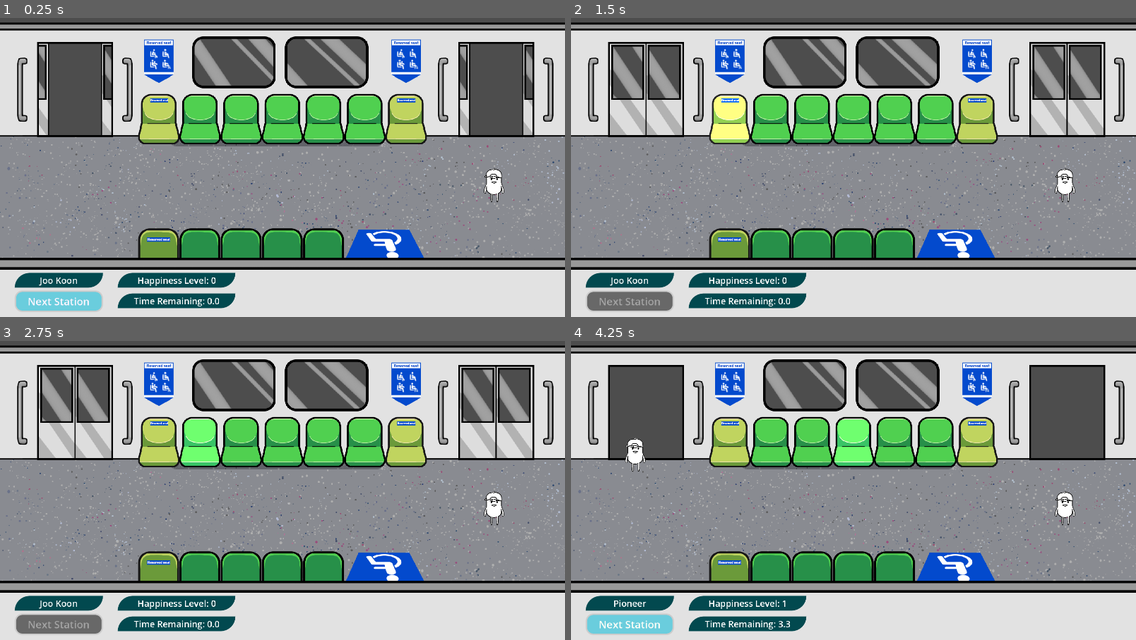
Above: before the commit, frames 1-4 (two rows, left to right).
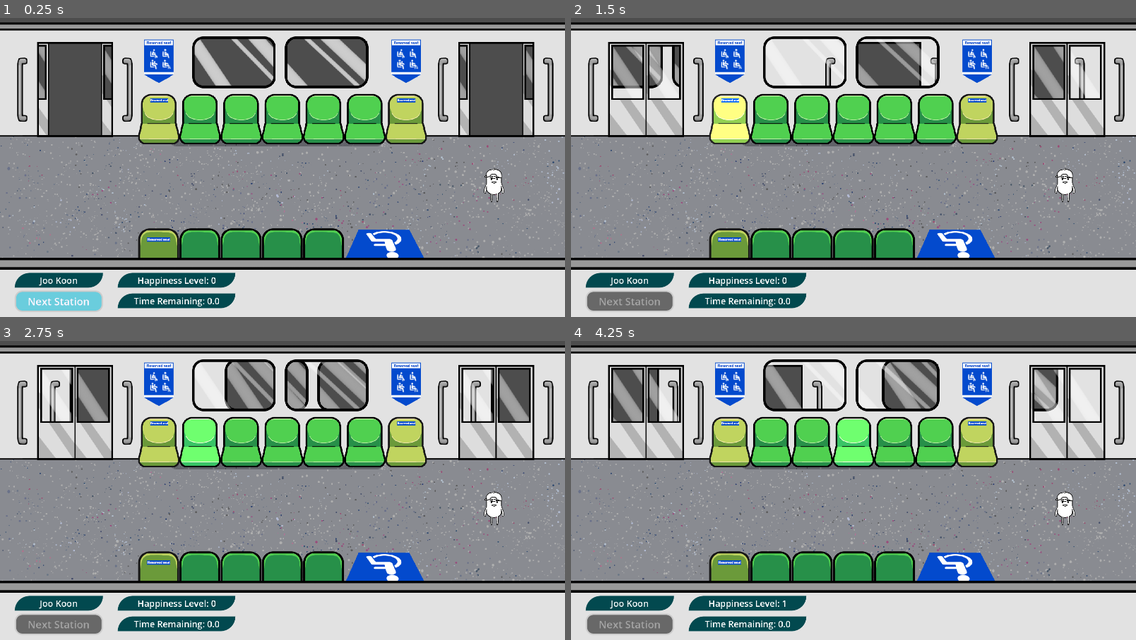
Above: after the commit, the same moments.

Repository: Jagureo/HeritageJam2025
Game: Godot game, scene res://Scenes/game.tscn
The game is run twice, just before and just after one commit, with the same random seed, the same clock (stepped at 60 frames per second) and the same inputs.
Inputs (mouse positions are in pixels of both pictures, inside the frame that each line leads up to):
- Up to frame 1 (0.25 s): no input
- Up to frame 2 (1.5 s): click "Next Station" at 0.5 s; move the mouse to (729, 119) at 1.27 s; click (729, 119) at 1.35 s
- Up to frame 3 (2.75 s): move the mouse to (197, 442) at 2.02 s; click (197, 442) at 2.1 s
- Up to frame 4 (4.25 s): move the mouse to (813, 442) at 2.77 s; hold 0 2.78-3.53 s; click (813, 442) at 3.05 s; move the mouse to (853, 442) at 3.52 s; click (853, 442) at 3.6 s

The runs differ from the first frame. In frame 1, 1.4% of the frame differs, in the area x 34-65%, y 7-23%; in frame 2, 4.7%; in frame 3, 4.0%; in frame 4, 11%, in the area x 2-95%, y 6-98%.

Commit message:
scenery background completed

Diff:
--- a/HGJ/Scenes/Prefabs/Background.tscn
+++ b/HGJ/Scenes/Prefabs/Background.tscn
@@ -1,7 +1,8 @@
-[gd_scene load_steps=11 format=3 uid="uid://gntibs0quypb"]
+[gd_scene load_steps=12 format=3 uid="uid://gntibs0quypb"]
 
 [ext_resource type="Texture2D" uid="uid://bdt66l6mpwk0c" path="res://Sprites/TrainProps/MRTBackground.png" id="1_l38g2"]
 [ext_resource type="Texture2D" uid="uid://ds3nrfbm6f7wk" path="res://Sprites/TrainProps/DoorLeft.png" id="2_5gtxu"]
+[ext_resource type="PackedScene" uid="uid://dp2j8y2guvxd7" path="res://Scenes/Prefabs/SceneryBackground.tscn" id="2_atd0o"]
 [ext_resource type="Texture2D" uid="uid://rpjro81o0qj7" path="res://Sprites/TrainProps/DoorRight.png" id="3_wdlxf"]
 [ext_resource type="Texture2D" uid="uid://dr0erc717csma" path="res://Sprites/TrainProps/ReservedSeatSticker.png" id="4_atd0o"]
 [ext_resource type="Texture2D" uid="uid://cpcqjc1u3ruh4" path="res://Sprites/TrainProps/wall.png" id="5_5gtxu"]
@@ -169,9 +170,12 @@
 &"RESET": SubResource("Animation_5gtxu")
 }
 
-[node name="Background" type="Sprite2D"]
+[node name="TrainBackground" type="Sprite2D"]
 z_index = -1
 texture = ExtResource("1_l38g2")
+
+[node name="SceneryBackground" parent="." instance=ExtResource("2_atd0o")]
+z_index = -1
 
 [node name="LeftDoor1" type="Sprite2D" parent="."]
 z_index = -1
@@ -203,13 +207,13 @@
 scale = Vector2(1.25, 1.25)
 texture = ExtResource("4_atd0o")
 
+[node name="TrainWall" type="Sprite2D" parent="."]
+z_index = 2
+position = Vector2(0, 424)
+texture = ExtResource("5_5gtxu")
+
 [node name="DoorAnimation" type="AnimationPlayer" parent="."]
 libraries = {
 &"": SubResource("AnimationLibrary_wdlxf")
 }
 script = ExtResource("5_wdlxf")
-
-[node name="Wall" type="Sprite2D" parent="."]
-z_index = 2
-position = Vector2(0, 424)
-texture = ExtResource("5_5gtxu")
--- /dev/null
+++ b/HGJ/Scenes/Prefabs/SceneryBackground.tscn
@@ -0,0 +1,75 @@
+[gd_scene load_steps=7 format=3 uid="uid://dp2j8y2guvxd7"]
+
+[ext_resource type="Script" uid="uid://cn7u7gk3xc3wv" path="res://Scripts/Gameplay/TransitionBGCtrller.gd" id="1_o44p5"]
+[ext_resource type="Texture2D" uid="uid://bdt66l6mpwk0c" path="res://Sprites/TrainProps/MRTBackground.png" id="2_03p1t"]
+
+[sub_resource type="Animation" id="Animation_cl84y"]
+resource_name = "LeavingStation"
+tracks/0/type = "value"
+tracks/0/imported = false
+tracks/0/enabled = true
+tracks/0/path = NodePath(".:mScrollSpeed")
+tracks/0/interp = 1
+tracks/0/loop_wrap = true
+tracks/0/keys = {
+"times": PackedFloat32Array(0, 1),
+"transitions": PackedFloat32Array(2, 1),
+"update": 0,
+"values": [0.0, 2500.0]
+}
+
+[sub_resource type="Animation" id="Animation_38oc0"]
+length = 0.001
+tracks/0/type = "value"
+tracks/0/imported = false
+tracks/0/enabled = true
+tracks/0/path = NodePath(".:mScrollSpeed")
+tracks/0/interp = 1
+tracks/0/loop_wrap = true
+tracks/0/keys = {
+"times": PackedFloat32Array(0),
+"transitions": PackedFloat32Array(1),
+"update": 0,
+"values": [0.0]
+}
+
+[sub_resource type="Animation" id="Animation_qpyho"]
+resource_name = "EnteringStation"
+tracks/0/type = "value"
+tracks/0/imported = false
+tracks/0/enabled = true
+tracks/0/path = NodePath(".:mScrollSpeed")
+tracks/0/interp = 1
+tracks/0/loop_wrap = true
+tracks/0/keys = {
+"times": PackedFloat32Array(0, 1),
+"transitions": PackedFloat32Array(2, 1),
+"update": 0,
+"values": [2500.0, 0.0]
+}
+
+[sub_resource type="AnimationLibrary" id="AnimationLibrary_qpyho"]
+_data = {
+&"EnteringStation": SubResource("Animation_qpyho"),
+&"LeavingStation": SubResource("Animation_cl84y"),
+&"RESET": SubResource("Animation_38oc0")
+}
+
+[node name="SceneryBackground" type="Node2D"]
+script = ExtResource("1_o44p5")
+
+[node name="Section1" type="Sprite2D" parent="."]
+position = Vector2(-1920, 0)
+texture = ExtResource("2_03p1t")
+
+[node name="Section2" type="Sprite2D" parent="."]
+texture = ExtResource("2_03p1t")
+
+[node name="Section3" type="Sprite2D" parent="."]
+position = Vector2(1920, 0)
+texture = ExtResource("2_03p1t")
+
+[node name="AnimationPlayer" type="AnimationPlayer" parent="."]
+libraries = {
+&"": SubResource("AnimationLibrary_qpyho")
+}
--- a/HGJ/Scenes/Prefabs/SeatRow_Wheelchair.tscn
+++ b/HGJ/Scenes/Prefabs/SeatRow_Wheelchair.tscn
@@ -18,6 +18,7 @@
 [node name="Seat1" parent="." instance=ExtResource("2_7bxc3")]
 position = Vector2(-420, 0)
 mSeatType = 1
+mIsBackwards = true
 
 [node name="SeatSprite" parent="Seat1" index="0"]
 scale = Vector2(1.15, 1.15)
@@ -28,6 +29,7 @@
 
 [node name="Seat2" parent="." instance=ExtResource("2_7bxc3")]
 position = Vector2(-280, 0)
+mIsBackwards = true
 
 [node name="SeatSprite" parent="Seat2" index="0"]
 scale = Vector2(1.15, 1.15)
@@ -38,6 +40,7 @@
 
 [node name="Seat3" parent="." instance=ExtResource("2_7bxc3")]
 position = Vector2(-140, 0)
+mIsBackwards = true
 
 [node name="SeatSprite" parent="Seat3" index="0"]
 scale = Vector2(1.15, 1.15)
@@ -47,6 +50,7 @@
 shape = SubResource("RectangleShape2D_qoro8")
 
 [node name="Seat4" parent="." instance=ExtResource("2_7bxc3")]
+mIsBackwards = true
 
 [node name="SeatSprite" parent="Seat4" index="0"]
 scale = Vector2(1.15, 1.15)
@@ -57,6 +61,7 @@
 
 [node name="Seat5" parent="." instance=ExtResource("2_7bxc3")]
 position = Vector2(140, 0)
+mIsBackwards = true
 
 [node name="SeatSprite" parent="Seat5" index="0"]
 scale = Vector2(1.15, 1.15)
--- a/HGJ/Scripts/Gameplay/Passenger.gd
+++ b/HGJ/Scripts/Gameplay/Passenger.gd
@@ -65,6 +65,19 @@
 	Passenger.PassengerType.WHEELCHAIR_BOUND : preload("res://Sprites/Character/character_wheelchair_sketch.png") as Texture2D,
 }
 
+# Passenger sprites for back facing
+static var sPassengerTexturesBackFacing: Dictionary[PassengerType, Texture2D] = {
+	Passenger.PassengerType.CHILDREN :         preload("res://Sprites/Character/character_basic_sketch.png") as Texture2D,
+	Passenger.PassengerType.TEENAGER :         preload("res://Sprites/Character/character_basic_sketch.png") as Texture2D,
+	Passenger.PassengerType.ADULT :            preload("res://Sprites/Character/character_basic_sketch.png") as Texture2D,
+	Passenger.PassengerType.ADULT_WITH_BAGS :  preload("res://Sprites/Character/character_basic_sketch.png") as Texture2D,
+	Passenger.PassengerType.ADULT_WITH_BABY :  preload("res://Sprites/Character/character_basic_sketch.png") as Texture2D,
+	Passenger.PassengerType.PREGNANT :         preload("res://Sprites/Character/character_basic_sketch.png") as Texture2D,
+	Passenger.PassengerType.ELDERLY :          preload("res://Sprites/Character/character_basic_sketch.png") as Texture2D,
+	Passenger.PassengerType.INJURED :          preload("res://Sprites/Character/character_basic_sketch.png") as Texture2D,
+	Passenger.PassengerType.HEMORRHOID :       preload("res://Sprites/Character/character_basic_sketch.png") as Texture2D,
+	Passenger.PassengerType.WHEELCHAIR_BOUND : preload("res://Sprites/Character/character_wheelchair_sketch.png") as Texture2D,
+}
 
 
 func _ready():
@@ -102,6 +115,10 @@
 					mSittingOn = Seat.sSelectedSeat
 					StandingArea.sStandingArea.RemovePassenger(self)
 
+					# For back facing seats, we will also change to the backfacing sprites
+					if Seat.sSelectedSeat.mIsBackwards:
+						mPassengerSprite.texture = sPassengerTexturesBackFacing[mPassengerType]
+
 			# print("Dropped off passenger: ", self.name)
 			sSelectedPassenger = null
 
@@ -117,6 +134,8 @@
 			mSittingOn.RemovePassenger()
 			mSittingOn = null
 			StandingArea.sStandingArea.AddPassenger(self)
+
+		mPassengerSprite.texture = sPassengerTextures[mPassengerType]
 
 
 
--- a/HGJ/Scripts/Gameplay/Seat.gd
+++ b/HGJ/Scripts/Gameplay/Seat.gd
@@ -12,6 +12,7 @@
 
 # Seat details
 @export var mSeatType : SeatType
+@export var mIsBackwards : bool = false
 var mCurrentlySeatedBy : Passenger
 var mSeatIndex : int
 
--- /dev/null
+++ b/HGJ/Scripts/Gameplay/TransitionBGCtrller.gd
@@ -0,0 +1,37 @@
+extends Node
+
+# Variables
+@export var mScrollSpeed : float = 0
+
+# References
+@onready var mSpriteSections : Array[Sprite2D] = [$Section1, $Section2, $Section3]
+@onready var mAnimationPlayer : AnimationPlayer = $AnimationPlayer
+
+
+func _process(delta):
+	print((mSpriteSections[0] as Node2D).position.x)
+	for sprite in mSpriteSections:
+		(sprite as Node2D).position.x += (-mScrollSpeed * delta)
+
+	if (mSpriteSections[0] as Node2D).position.x < -2000:
+		(mSpriteSections[0] as Node2D).position.x = (mSpriteSections[len(mSpriteSections) - 1] as Node2D).position.x + 1920
+		mSpriteSections.push_back(mSpriteSections[0])
+		mSpriteSections.pop_front()
+
+func NextStationReaching():
+	mAnimationPlayer.play("EnteringStation")
+
+
+func StationLeaving():
+	mAnimationPlayer.play("LeavingStation")
+
+
+
+func _enter_tree():
+	EventMgr.OnNextStationReaching.connect(NextStationReaching)
+	EventMgr.OnNextStationPressed.connect(StationLeaving)
+
+
+func _exit_tree():
+	EventMgr.OnNextStationReaching.disconnect(NextStationReaching)
+	EventMgr.OnNextStationPressed.disconnect(StationLeaving)
--- a/HGJ/Scripts/Managers/Constants.gd
+++ b/HGJ/Scripts/Managers/Constants.gd
@@ -9,4 +9,6 @@
 
 static var MAX_PASSENGERS_IN_TRAIN : int = 16
 
-static var TIME_TO_NEXT_STATION : float = 3
+static var TIME_TO_NEXT_STATION : float = 4
+
+static var GAME_OVER_SCORE : int = -5
--- a/HGJ/Scripts/Managers/GameManager.gd
+++ b/HGJ/Scripts/Managers/GameManager.gd
@@ -8,6 +8,7 @@
 @onready var mStationTransitionTimer : Timer = $StationTransitionTimer
 @onready var mStationWaitingTimer : Timer = $StationStayTimer
 
+
 var mScore : int = 0
 var current_station_index : int = 0
 var mOverallHappiness : int = 0:
@@ -16,10 +17,12 @@
 	set(newValue):
 		mOverallHappiness = newValue
 		update_happiness_level(newValue)
-		if newValue < -5:
+		if newValue < Constant.GAME_OVER_SCORE:
 			game_ui.showGameOverPanel(true)
 
 var passenger_hover_queue : Array[Passenger] = []
+var mReachingNextStation : bool = true
+
 
 static var sInstance : GameManager = null
 
@@ -61,6 +64,18 @@
 	passenger_information.hide()
 
 
+func _process(_delta):
+	# If time to next station left 1s, then fire off station approaching signal
+	if not mReachingNextStation and mStationTransitionTimer.time_left <= 1.0:
+		mReachingNextStation = true
+		EventMgr.OnNextStationReaching.emit()
+		mCurrLevelState = LevelState.REACHING_NEXT
+
+		# Evaluate happiness
+		mScore += mOverallHappiness
+		pass
+
+
 func next_station() -> void:
 	mStationWaitingTimer.stop()
 	mCurrLevelState = LevelState.MOVING
@@ -68,18 +83,12 @@
 	game_ui.DisableButton(true)
 	# Start the timer
 	mStationTransitionTimer.start(Constant.TIME_TO_NEXT_STATION)
+	mReachingNextStation = false
 
 
 
 func ReachedNextStation():
-	mCurrLevelState = LevelState.REACHING_NEXT
-
-	# Evaluate happiness
-	EventMgr.OnNextStationReaching.emit()
-	mScore += mOverallHappiness
-
 	if current_station_index < Station.EWStations.size() - 1:
-
 		_update_station_display()
 
 		var new_passengers = Station.EWStations[current_station_index].get_passenger_count()
@@ -160,6 +169,6 @@
 		game_ui.showGameOverPanel(true)
 
 func _station_stay_timer_timeout():
-	if current_station_index < Station.EWStations.size() - 1 and mOverallHappiness >= -5 :
+	if current_station_index < Station.EWStations.size() - 1 and mOverallHappiness >= Constant.GAME_OVER_SCORE:
 		EventMgr.OnNextStationPressed.emit()
 		AudioManager.sInstance.mClickSound.play()
--- /dev/null
+++ b/HGJ/Shaders/scrollingShader.gdshader
@@ -0,0 +1,30 @@
+shader_type canvas_item;
+
+uniform float scrollSpeed : hint_range(0, 5) = 0.0;
+uniform float scrollAngle : hint_range(0, 360, 1) = 180.0;
+uniform float repeatX : hint_range(-20, 20, 1) = 1;
+uniform float repeatY : hint_range(-20, 20, 1) = 1;
+uniform vec4  tintColour : source_color = vec4(1.0);
+
+
+// void vertex() {
+
+// }
+
+void fragment() {
+	float angleRad = radians(scrollAngle);
+	vec2 direction = vec2(cos(angleRad), sin(angleRad));
+	vec2 offsetUV  = UV - (TIME * scrollSpeed * direction);
+
+	// Tiling
+	vec2 scaledUV = vec2(fract(offsetUV.x * repeatX), fract(offsetUV.y * repeatY));
+	vec2 texelSize = vec2(1.0) / vec2(textureSize(TEXTURE, 0));
+	vec2 snappedUV = round(scaledUV / texelSize) * texelSize;
+
+	COLOR = texture(TEXTURE, snappedUV) * tintColour;
+}
+
+//void light() {
+//	// Called for every pixel for every light affecting the material.
+//	// Uncomment to replace the default light processing function with this one.
+//}
Not shown: 1 places in HGJ/Scenes/Prefabs/Passenger_Information.tscn that only renumber resources
Not shown, added: HGJ/Scripts/Gameplay/TransitionBGCtrller.gd.uid
Not shown, added: HGJ/Shaders/scrollingShader.gdshader.uid
